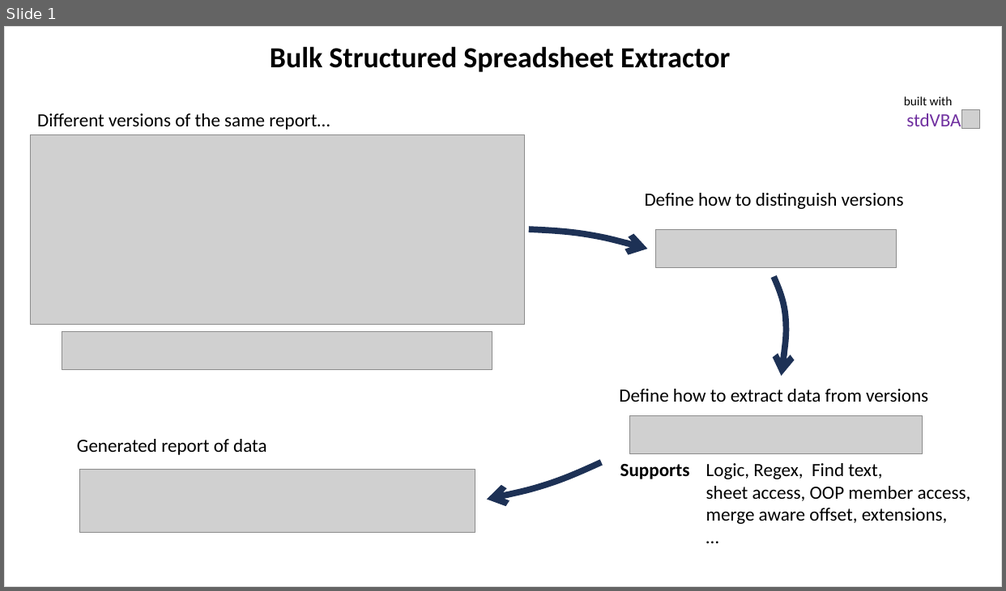
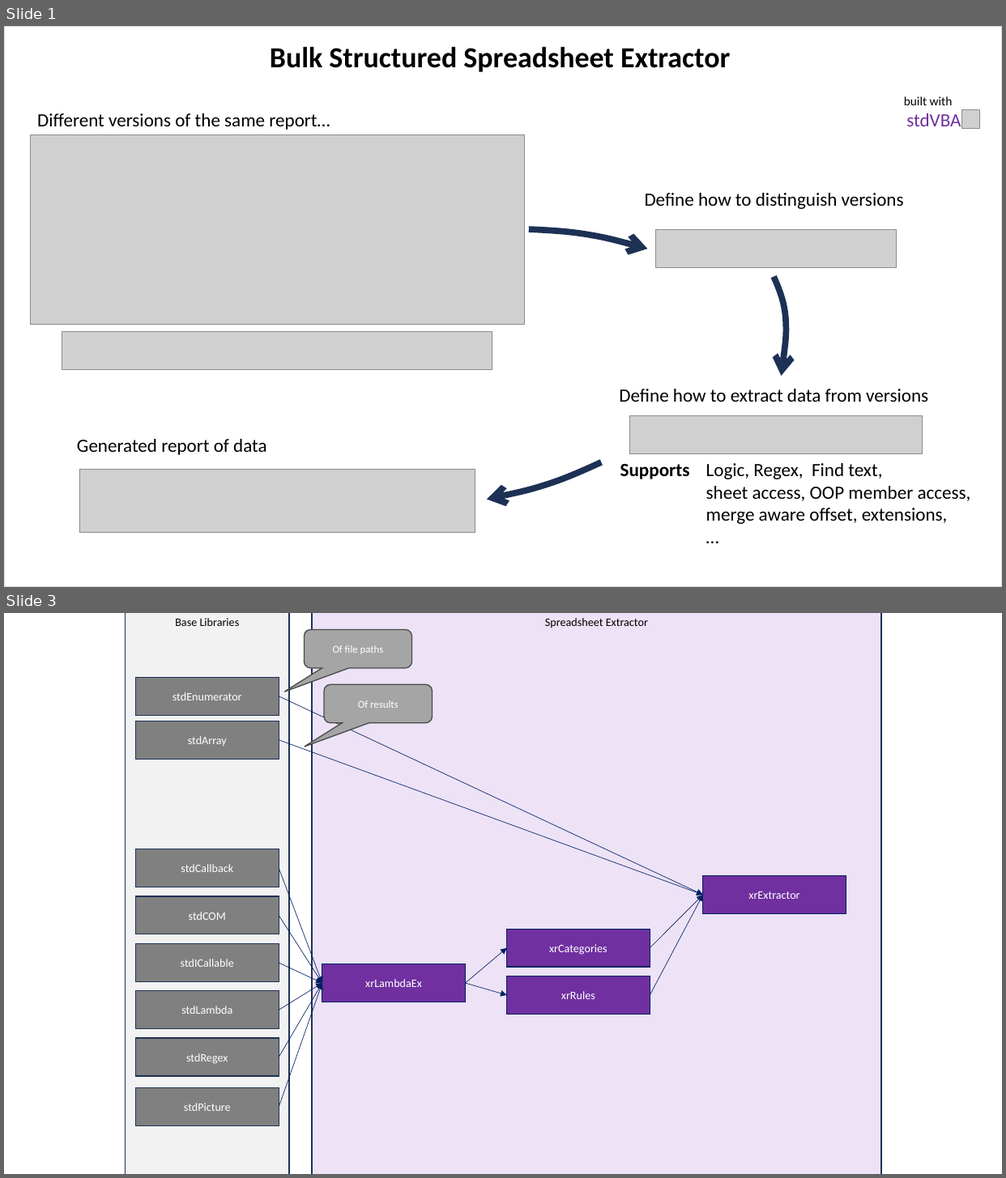
Before and after one commit to sancarn/stdVBA-examples, a slide deck: Examples/Spreadsheet Extractor/docs/GithubOverview.pptx. Shown one above the other, each under a label of ours: slide 1 before the commit, slides 1 and 3 after it; the slides between them are not shown. The pictures are 1006x591 and 1006x1178 pixels, drawn with LibreOffice and Linux fonts; fonts in the diff are those of the drawing; grey boxes stand for pictures. Boxes give left, top, right and bottom in pixels: in the first picture for what was removed or moved away, otherwise in the second. Text is boxed around its words. In the diff, an @@ line names an element or a change of style, - is before the commit and + after.

Commit message:
Add stdPicture to project structure

```diff
--- a/Examples/Spreadsheet Extractor/docs/GithubOverview.pptx
+++ b/Examples/Spreadsheet Extractor/docs/GithubOverview.pptx
@@ slide 3 added at (x1=4, y1=613, x2=1002, y2=1174), background #FFFFFF @@
@@ rectangle added at (x1=126, y1=613, x2=881, y2=1174), fill #FFFFFF, outline #1E3256 1 pt @@
@@ rectangle added at (x1=126, y1=613, x2=289, y2=1174), fill #F2F2F2, outline #1E3256 1 pt, 11 pt, text #000000 @@
+Base Libraries
@@ rounded speech box added at (x1=305, y1=629, x2=412, y2=667), fill #A5A5A5, outline #484848 1 pt, 10 pt, text #FFFFFF @@
+Of file paths
@@ rectangle added at (x1=312, y1=613, x2=881, y2=1174), fill #EDE2F6, outline #1E3256 1 pt, 11 pt, text #000000 @@
+Spreadsheet Extractor
@@ rectangle added at (x1=136, y1=677, x2=279, y2=716), fill #808080, outline #1E3256 1 pt, 11 pt, text #FFFFFF @@
+stdEnumerator
@@ rounded speech box added at (x1=325, y1=685, x2=433, y2=723), fill #A5A5A5, outline #484848 1 pt, 10 pt, text #FFFFFF @@
+Of results
@@ arrow added from (279, 696) to (703, 895), #002060 0.5 pt @@
@@ rectangle added at (x1=136, y1=721, x2=279, y2=759), fill #808080, outline #1E3256 1 pt, 11 pt, text #FFFFFF @@
+stdArray
@@ arrow added from (279, 740) to (703, 895), #002060 0.5 pt @@
@@ rectangle added at (x1=136, y1=850, x2=279, y2=888), fill #808080, outline #1E3256 1 pt, 11 pt, text #FFFFFF @@
+stdCallback
@@ arrow added from (279, 868) to (322, 983), #002060 0.5 pt @@
@@ rectangle added at (x1=703, y1=875, x2=846, y2=914), fill #7030A0, outline #002060 1 pt, 11 pt, text #FFFFFF @@
+xrExtractor
@@ rectangle added at (x1=136, y1=897, x2=279, y2=935), fill #808080, outline #1E3256 1 pt, 11 pt, text #FFFFFF @@
+stdCOM
@@ arrow added from (650, 948) to (703, 895), #002060 0.5 pt @@
@@ arrow added from (650, 995) to (703, 895), #002060 0.5 pt @@
@@ arrow added from (279, 915) to (322, 983), #002060 0.5 pt @@
@@ rectangle added at (x1=136, y1=944, x2=279, y2=982), fill #808080, outline #1E3256 1 pt, 11 pt, text #FFFFFF @@
+stdICallable
@@ arrow added from (465, 983) to (507, 948), #002060 0.5 pt @@
@@ rectangle added at (x1=507, y1=929, x2=650, y2=967), fill #7030A0, outline #002060 1 pt, 11 pt, text #FFFFFF @@
+xrCategories
@@ arrow added from (279, 964) to (322, 983), #002060 0.5 pt @@
@@ rectangle added at (x1=322, y1=964, x2=465, y2=1003), fill #7030A0, outline #002060 1 pt, 11 pt, text #FFFFFF @@
+xrLambdaEx
@@ rectangle added at (x1=507, y1=976, x2=650, y2=1014), fill #7030A0, outline #002060 1 pt, 11 pt, text #FFFFFF @@
+xrRules
@@ rectangle added at (x1=136, y1=991, x2=279, y2=1029), fill #808080, outline #1E3256 1 pt, 11 pt, text #FFFFFF @@
+stdLambda
@@ arrow added from (279, 1011) to (322, 983), #002060 0.5 pt @@
@@ arrow added from (279, 1058) to (322, 983), #002060 0.5 pt @@
@@ arrow added from (279, 1107) to (322, 983), #002060 0.5 pt @@
@@ arrow added from (465, 983) to (507, 995), #002060 0.5 pt @@
@@ rectangle added at (x1=136, y1=1038, x2=279, y2=1076), fill #808080, outline #1E3256 1 pt, 11 pt, text #FFFFFF @@
+stdRegex
@@ rectangle added at (x1=136, y1=1088, x2=279, y2=1127), fill #808080, outline #1E3256 1 pt, 11 pt, text #FFFFFF @@
+stdPicture
```
Also in this commit, not shown: 2 other files.
